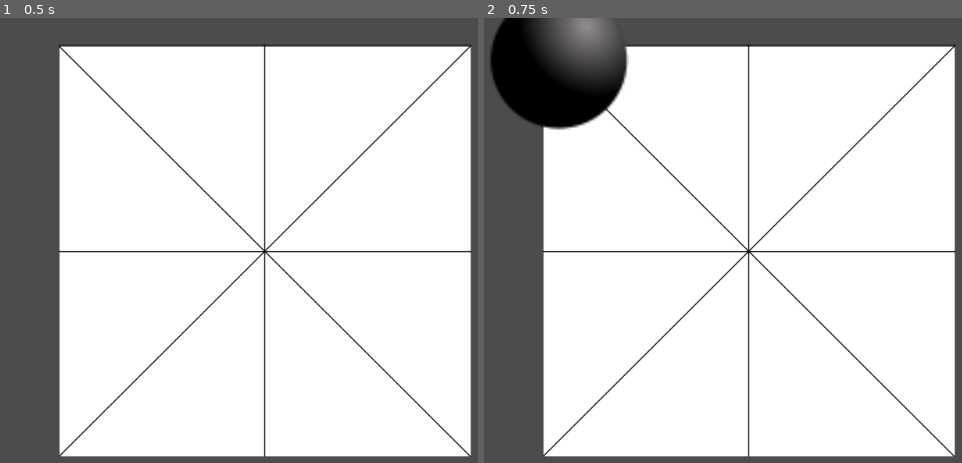
Above: before the commit, frames 1-2 (left to right).
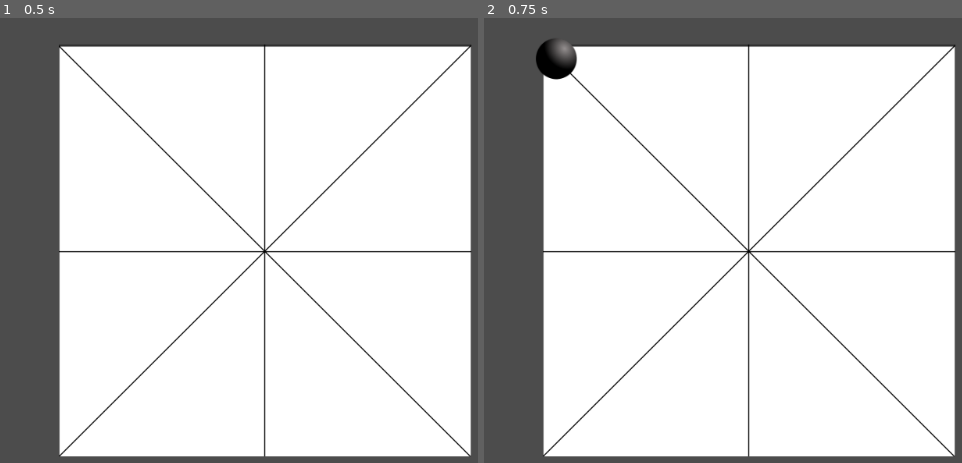
Above: after the commit, the same moments.

Repository: GodotGarden/morris-game
Game: Godot game, scene res://Board.tscn
Two runs of this game, one before a commit and one after it. Both use one fixed random seed, a clock stepped at 60 frames per second and the inputs below.
Inputs (mouse positions are in pixels of both pictures, inside the frame that each line leads up to):
- Up to frame 1 (0.5 s): no input
- Up to frame 2 (0.75 s): tap Enter at 0.5 s; move the mouse to (560, 58) at 0.52 s; click (560, 58) at 0.67 s

Frame 1 is identical in both runs. In frame 2, 5.3% of the frame differs, in the area x 1-31%, y 0-26%.

Commit message:
Alternating player moves

Diff:
--- a/Board.gd
+++ b/Board.gd
@@ -8,3 +8,11 @@
 
 func _get_player_turn():
 	return player_turn
+
+func _on_Position_player_moved():
+	# Check current player turn
+	# and change to next player
+	if player_turn == "black":
+		player_turn = "white"
+	elif player_turn == "white":
+		player_turn = "black"
--- a/Board.tscn
+++ b/Board.tscn
@@ -8,6 +8,9 @@
 
 script = ExtResource( 1 )
 _sections_unfolded = [ "Transform", "Z Index" ]
+__meta__ = {
+"_edit_horizontal_guides_": [ 53.8743 ]
+}
 
 [node name="Sprite" type="Sprite" parent="." index="0"]
 
@@ -18,5 +21,54 @@
 
 [node name="Position" parent="." index="1" instance=ExtResource( 3 )]
 
-position = Vector2( 263.028, 52.9429 )
-scale = Vector2( 10, 10 )
+position = Vector2( 260.137, 51.8173 )
+
+[node name="Position2" parent="." index="2" instance=ExtResource( 3 )]
+
+position = Vector2( 504.419, 52.8997 )
+
+[node name="Position3" parent="." index="3" instance=ExtResource( 3 )]
+
+position = Vector2( 757.846, 44.2752 )
+
+[node name="Position4" parent="." index="4" instance=ExtResource( 3 )]
+
+position = Vector2( 252.852, 298.401 )
+
+[node name="Position5" parent="." index="5" instance=ExtResource( 3 )]
+
+position = Vector2( 506.163, 297.587 )
+
+[node name="Position6" parent="." index="6" instance=ExtResource( 3 )]
+
+position = Vector2( 760.289, 295.143 )
+
+[node name="Position7" parent="." index="7" instance=ExtResource( 3 )]
+
+position = Vector2( 249.474, 555.966 )
+
+[node name="Position8" parent="." index="8" instance=ExtResource( 3 )]
+
+position = Vector2( 507.589, 555.966 )
+
+[node name="Position9" parent="." index="9" instance=ExtResource( 3 )]
+
+position = Vector2( 760.289, 553.258 )
+
+[connection signal="player_moved" from="Position" to="." method="_on_Position_player_moved"]
+
+[connection signal="player_moved" from="Position2" to="." method="_on_Position_player_moved"]
+
+[connection signal="player_moved" from="Position3" to="." method="_on_Position_player_moved"]
+
+[connection signal="player_moved" from="Position4" to="." method="_on_Position_player_moved"]
+
+[connection signal="player_moved" from="Position5" to="." method="_on_Position_player_moved"]
+
+[connection signal="player_moved" from="Position6" to="." method="_on_Position_player_moved"]
+
+[connection signal="player_moved" from="Position7" to="." method="_on_Position_player_moved"]
+
+[connection signal="player_moved" from="Position8" to="." method="_on_Position_player_moved"]
+
+[connection signal="player_moved" from="Position9" to="." method="_on_Position_player_moved"]
--- a/Position.gd
+++ b/Position.gd
@@ -4,6 +4,8 @@
 var board
 var black_piece_texture = load("res://images/black_piece.svg")
 var white_piece_texture = load("res://images/white_piece.svg")
+
+signal player_moved
 
 func _ready():
 	board = self.get_parent()
@@ -17,6 +19,12 @@
 		if board.player_turn == "black":
 			# Put a black piece on the position
 			$Piece.set_texture(black_piece_texture)
+
+			# Tell the board the player moved
+			emit_signal("player_moved")
 		elif board.player_turn == "white":
 			# Put a white piece on the position
 			$Piece.set_texture(white_piece_texture)
+
+			# Tell the board the player moved
+			emit_signal("player_moved")
--- a/Position.tscn
+++ b/Position.tscn
@@ -7,10 +7,10 @@
 custom_solver_bias = 0.0
 radius = 8.69088
 
-[node name="Position" type="Area2D" index="0"]
+[node name="Position" type="Area2D"]
 
 position = Vector2( -8.20227, 0 )
-scale = Vector2( 20, 20 )
+scale = Vector2( 3, 3 )
 input_pickable = true
 gravity_vec = Vector2( 0, 1 )
 gravity = 98.0
